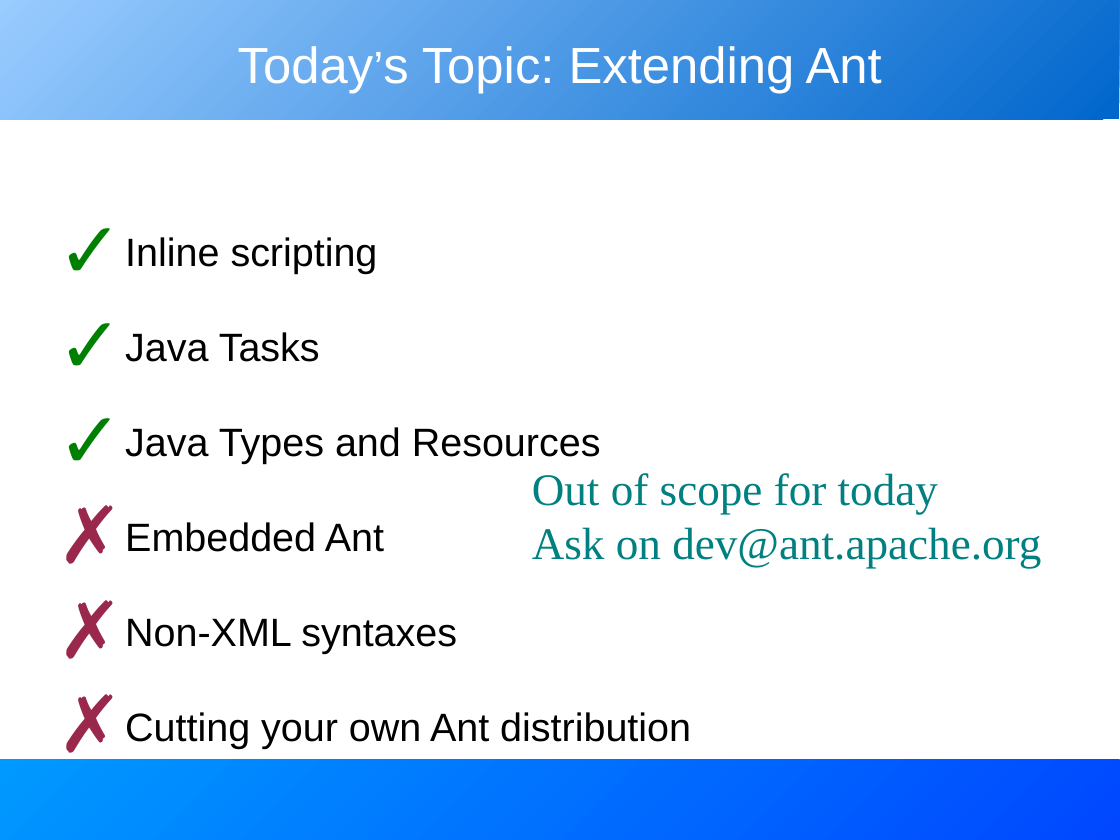
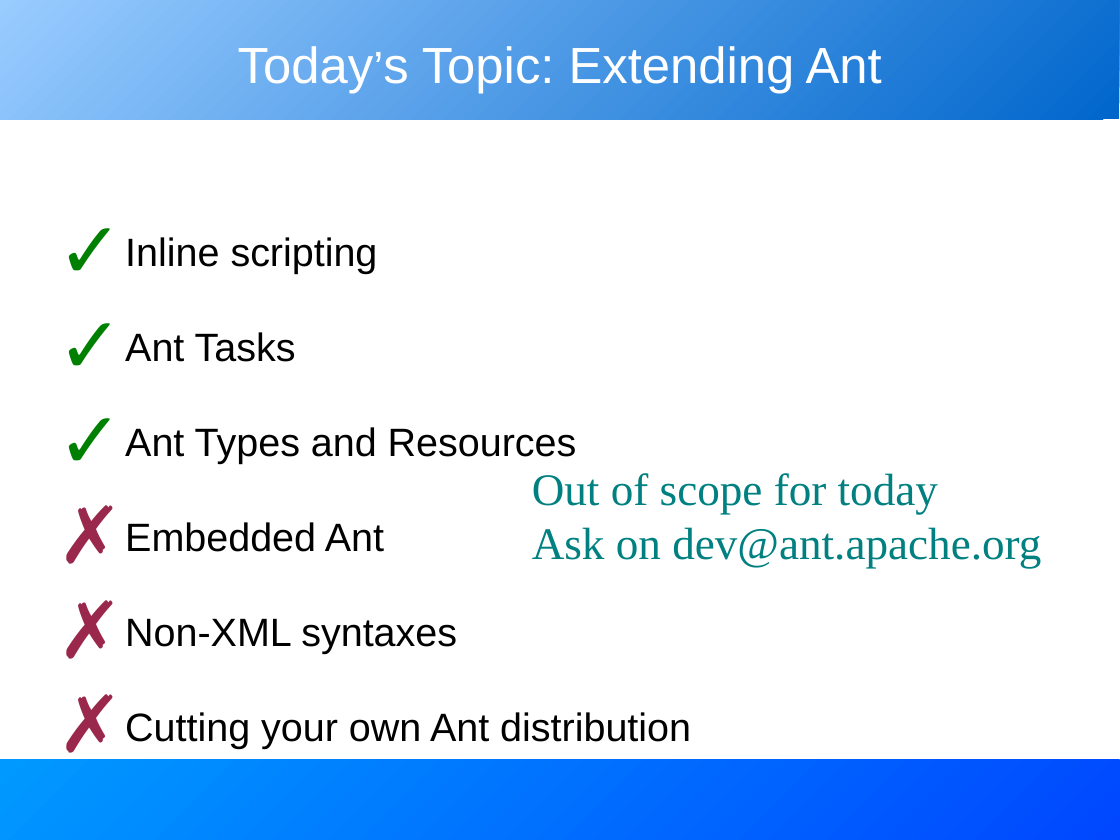
Before and after one commit to BeatrizTercero/repoSvnAnt, a slide deck: slide 3 of core/trunk/docs/slides/extending_ant.odp. Drawn at 1120x840 pixels with LibreOffice and Linux fonts; fonts in the diff are those of the drawing. Boxes give left, top, right and bottom in pixels: in the first picture for what was removed or moved away, otherwise in the second. Text is boxed around its words. In the diff, an @@ line names an element or a change of style, - is before the commit and + after.

```diff
--- a/core/trunk/docs/slides/extending_ant.odp
+++ b/core/trunk/docs/slides/extending_ant.odp
@@ text at box(125, 332, 577, 464): text changed @@
-✓ Java Tasks
-✓ Java Types and Resources
+✓ Ant Tasks
+✓ Ant Types and Resources
```
Also in this commit, not shown: 10 other slides changed, 4 slides added.
